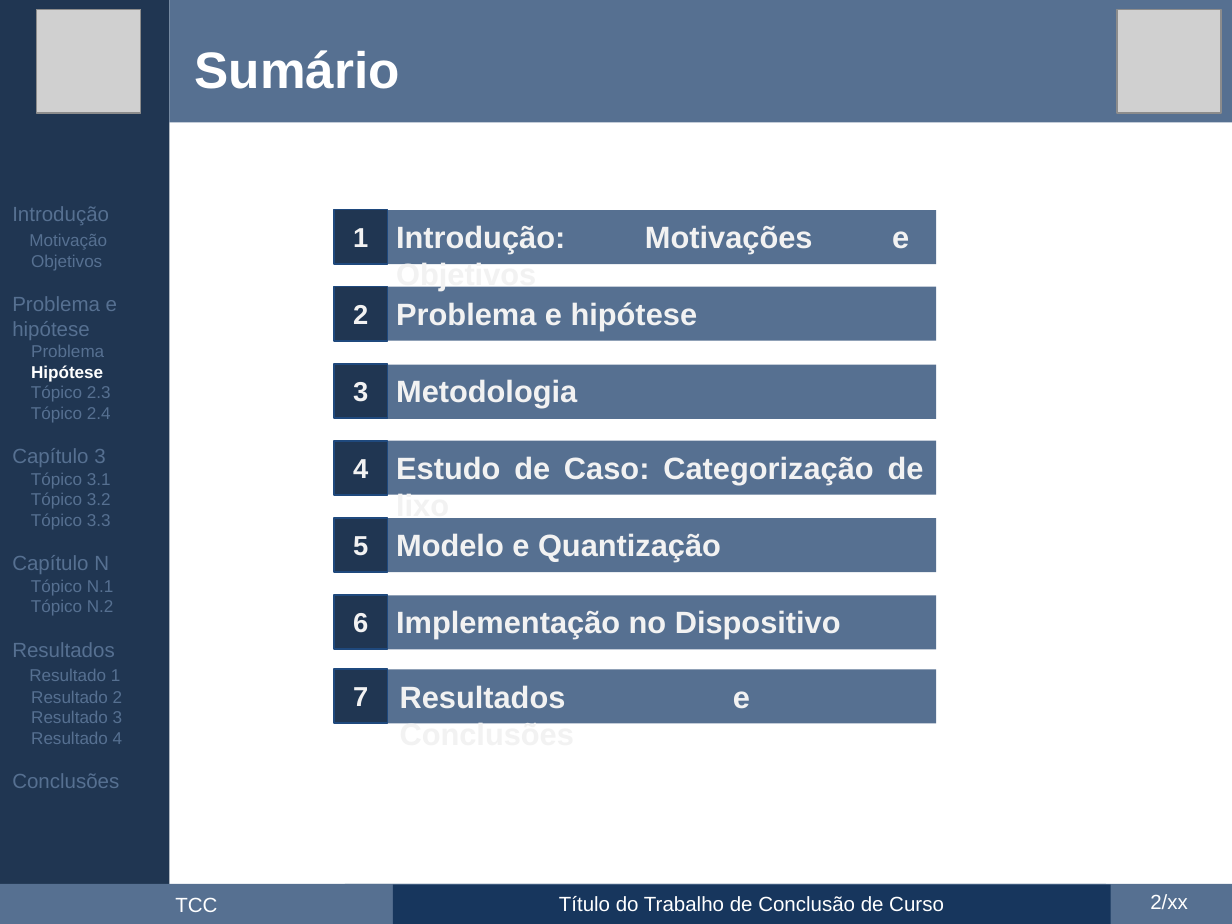
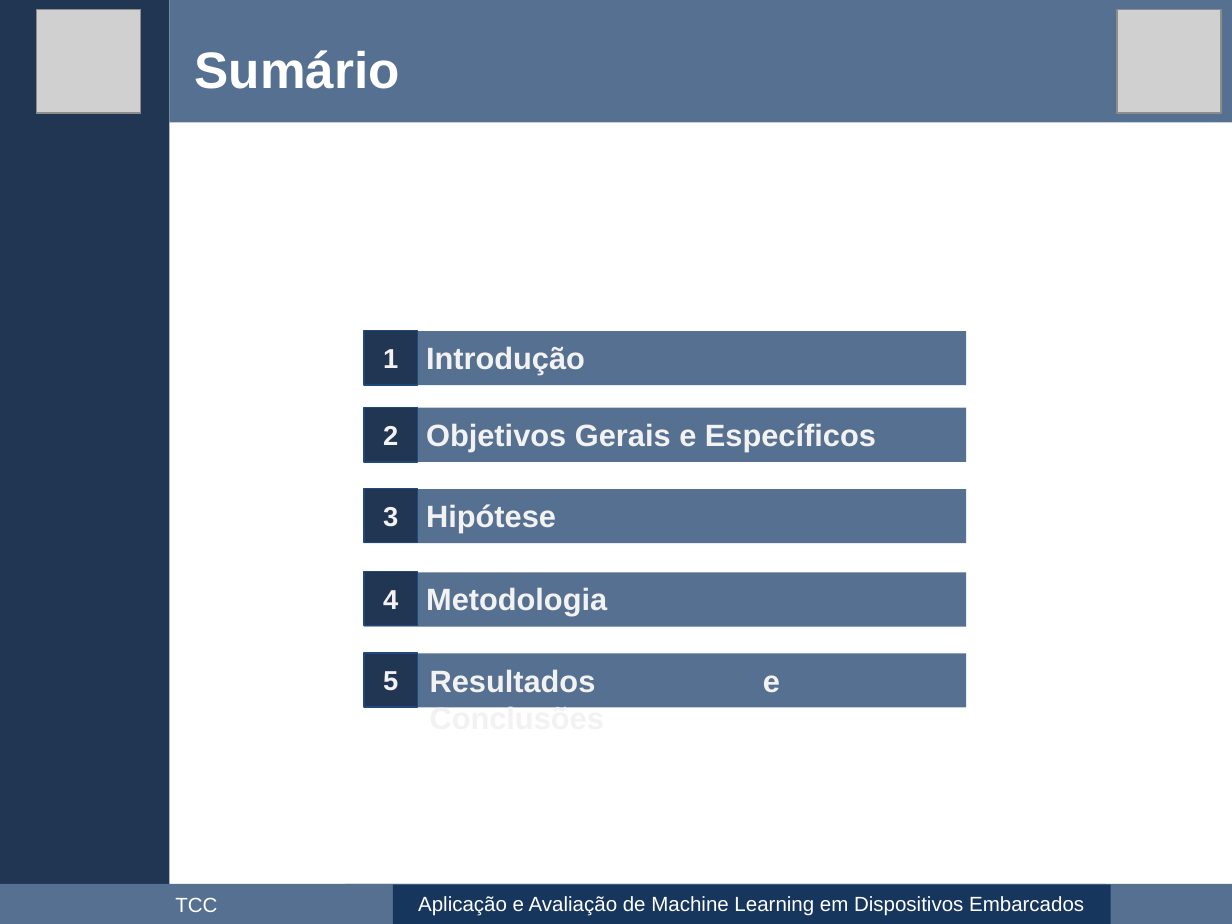
Before and after one commit to maxwellrs-dev/ai4rpi, a slide deck: slide 2 of apresentacao/apresentacao.pptx. Drawn at 1232x924 pixels with LibreOffice and Linux fonts; fonts in the diff are those of the drawing; grey boxes stand for pictures. Boxes give left, top, right and bottom in pixels: in the first picture for what was removed or moved away, otherwise in the second. Text is boxed around its words. In the diff, an @@ line names an element or a change of style, - is before the commit and + after.

```diff
--- a/apresentacao/apresentacao.pptx
+++ b/apresentacao/apresentacao.pptx
@@ text removed at (12,206,123,744) @@
-Introdução
-Motivação
-Objetivos
-Problema e hipótese
-Problema
-Hipótese
-Tópico 2.3
-Tópico 2.4
-Capítulo 3
-Tópico 3.1
-Tópico 3.2
-Tópico 3.3
-Capítulo N
-Tópico N.1
-Tópico N.2
-Resultados
-Resultado 1
-Resultado 2
-Resultado 3
-Resultado 4
-Conclusões
@@ 4 rectangles: place and size @@
-4 rectangles at (334,209,936,341)
+4 rectangles at (363,331,966,462)
@@ text at (426,346,585,375): text changed @@
-Introdução: Motivações e Objetivos
+Introdução
@@ rectangle removed at (334,441,936,495) @@
@@ text at (426,423,876,452): text changed @@
-Problema e hipótese
+Objetivos Gerais e Específicos
@@ text removed at (396,456,924,522) @@
-Estudo de Caso: Categorização de lixo
@@ rectangle "3": place and size @@
-rectangle "3" at (334,363,387,418)
+rectangle "3" at (363,488,416,542)
@@ rectangle: place and size @@
-rectangle at (334,519,936,573)
+rectangle at (363,489,966,543)
@@ text added at (426,504,556,532), 18 pt, text #F2F2F2, bold @@
+Hipótese
@@ text removed at (396,533,721,562) @@
-Modelo e Quantização
@@ text "Metodologia": place and size @@
-text "Metodologia" at (396,379,577,408)
+text "Metodologia" at (426,587,607,616)
@@ rectangle removed at (334,595,936,649) @@
@@ rectangle removed at (334,595,387,649) @@
-6
@@ rectangle: place and size @@
-rectangle at (334,365,936,419)
+rectangle at (363,573,966,627)
@@ rectangle "4": place and size @@
-rectangle "4" at (334,441,387,495)
+rectangle "4" at (363,572,416,626)
@@ text removed at (396,610,841,639) @@
-Implementação no Dispositivo
@@ rectangle: place and size @@
-rectangle at (334,669,936,723)
+rectangle at (363,653,966,707)
@@ rectangle "5": place and size @@
-rectangle "5" at (334,517,387,572)
+rectangle "5" at (363,653,416,707)
@@ text "Resultados e Conclusões" rewrapped from (12,642,750,788) to (430,669,780,693) @@
@@ rectangle removed at (334,669,387,723) @@
-7
@@ text in rectangle at (418,896,1084,916): text changed @@
-Título do Trabalho de Conclusão de Curso
+Aplicação e Avaliação de Machine Learning em Dispositivos Embarcados
@@ text removed at (1150,894,1188,909) @@
-2/xx
```
Also in this commit, not shown: 32 other slides changed, 6 slides added, 14 slides removed.
